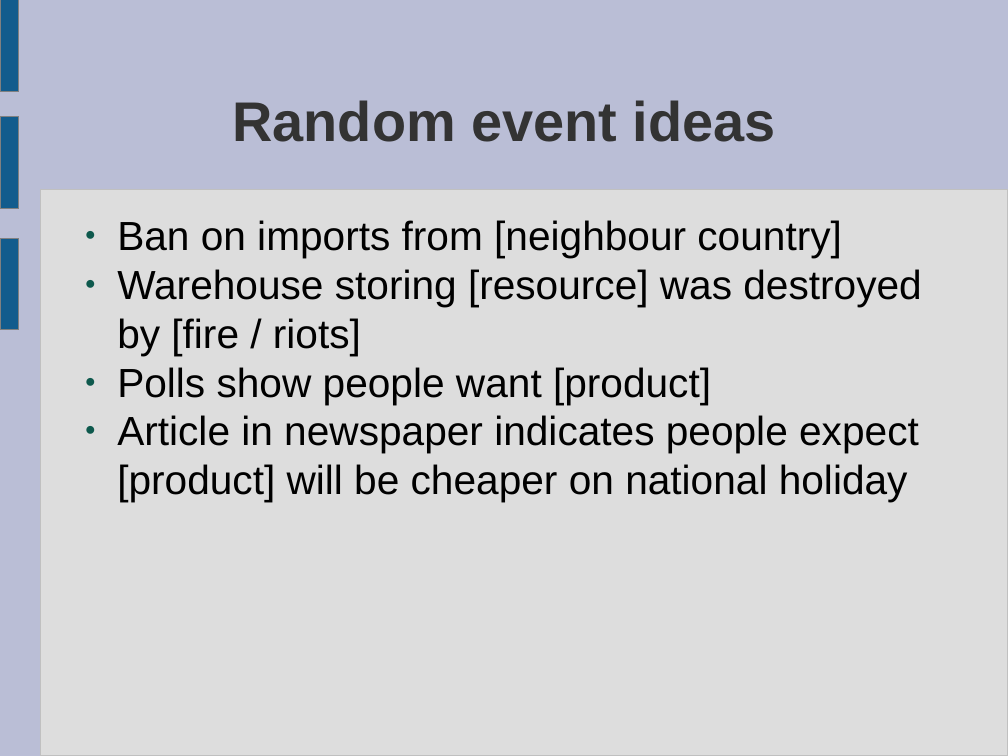
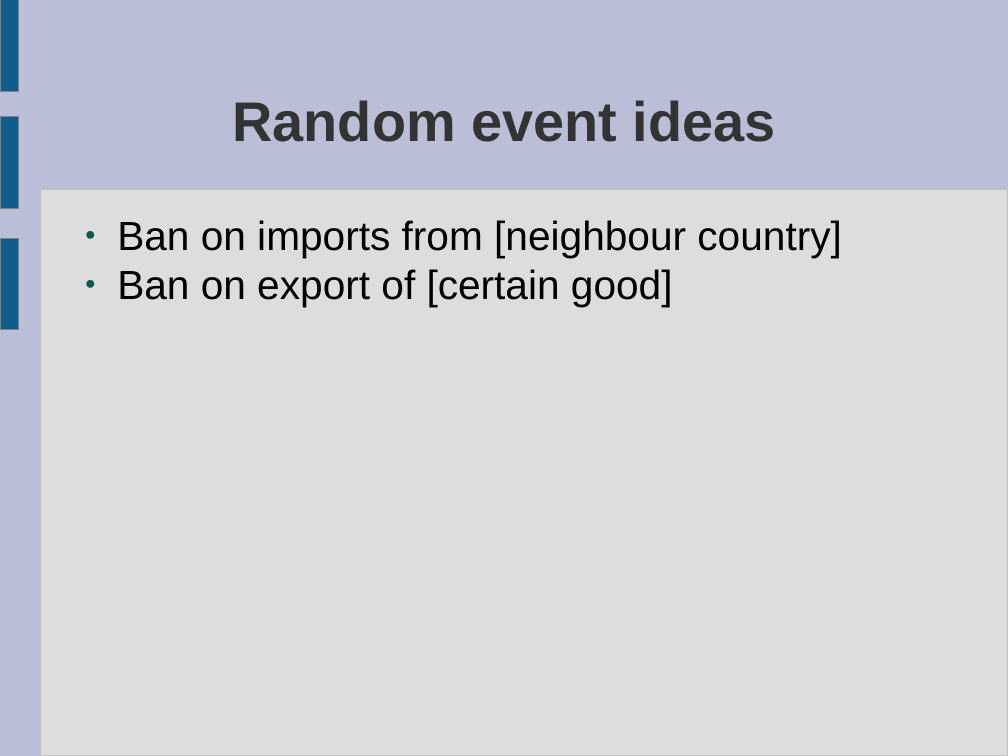
Before and after one commit to ktosox/JingleGameJam2024, a slide deck: slide 10 of GDD.odp (slide 9 before the commit). Drawn at 1008x756 pixels with LibreOffice and Linux fonts; fonts in the diff are those of the drawing. Boxes give left, top, right and bottom in pixels: in the first picture for what was removed or moved away, otherwise in the second. Text is boxed around its words. In the diff, an @@ line names an element or a change of style, - is before the commit and + after.

```diff
--- a/GDD.odp
+++ b/GDD.odp
@@ text at box(117, 269, 673, 307): text changed @@
-● Warehouse storing [resource] was destroyed by [fire / riots]
-● Polls show people want [product]
-● Article in newspaper indicates people expect [product] will be cheaper on national holiday
+● Ban on export of [certain good]
```
Also in this commit, not shown: 11 other slides changed, 2 slides added, 11 other files.
